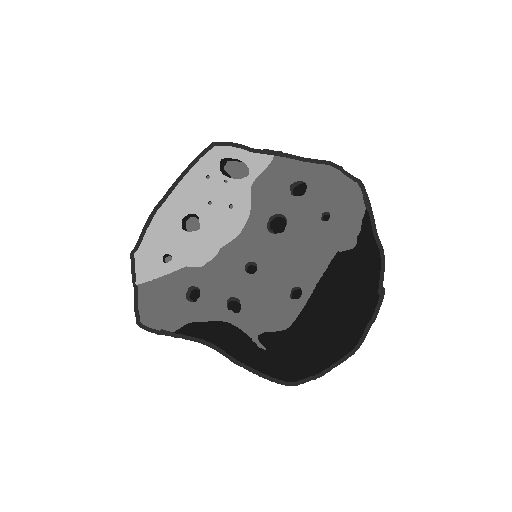
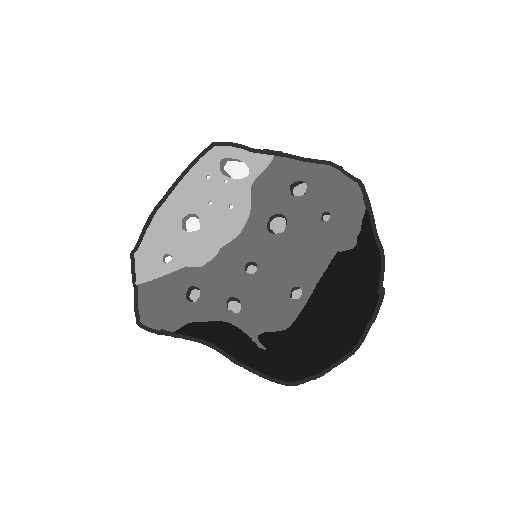
Revision of a layered (512, 512) image; what changed, layer by layer:
painted on "Layer 1" over 163, 158, 330, 313
